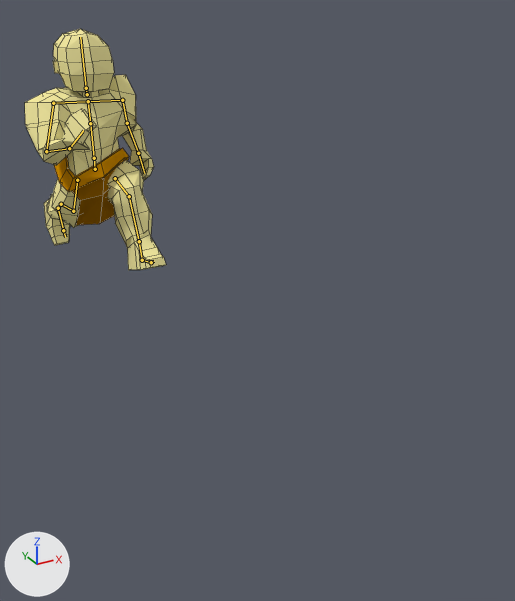
A saved change to the Blender file Assets/Scripts/IslandGenerator/Models/lowPolyDwarf@run.blend.
Both versions are drawn from a camera (50 mm lens) standing at (-3.67, -12.95, 5.56) and looking at (0.91, -4.63, 1.4). Lighting does not change. The marker at lower left points along +X, +Y and +Z. Both versions are drawn at frame 32 of the action 'idle'; the numbers are the values there. The bones that bend it are drawn over the model as lines. Mesh edges are drawn as thin lines.

Names of what the first picture shows: 'Body'.
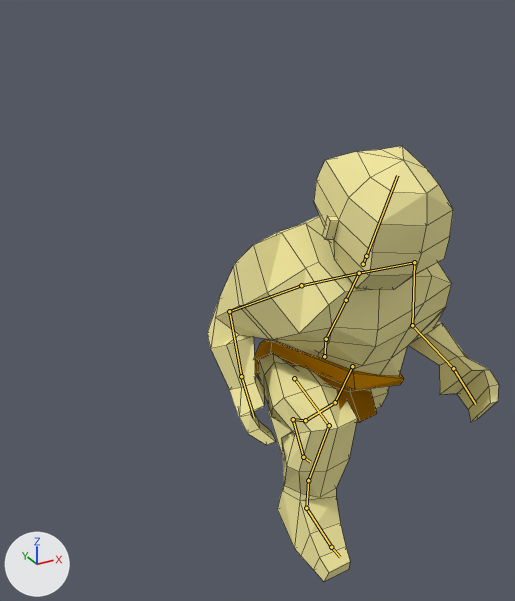
Location of each change, [x1, y1, x2, y2] in pixels of the pictures (515 x 601 px):
'Body', posed (106% wider, 80% taller): before [25, 29, 166, 270]; after [207, 146, 499, 581]
bone 'Hips', root to tip: before (95, 169) to (94, 158); after (324, 356) to (326, 339)
bone 'LegRight', root to tip: before (77, 180) to (73, 211); after (294, 378) to (329, 425)
bone 'KneeRight', root to tip: before (73, 211) to (61, 204); after (329, 425) to (308, 480)
bone 'FootRight', root to tip: before (61, 204) to (58, 208); after (308, 480) to (306, 508)
bone 'MidFootRight', root to tip: before (58, 208) to (63, 230); after (306, 508) to (331, 547)
bone 'Spine', root to tip: before (94, 158) to (90, 123); after (326, 339) to (346, 300)
bone 'ShoulderRight', root to tip: before (88, 101) to (53, 103); after (359, 273) to (301, 285)
bone 'ArmRight', root to tip: before (53, 103) to (46, 151); after (301, 285) to (229, 311)
bone 'MidArmRight', root to tip: before (46, 151) to (69, 148); after (229, 311) to (241, 376)
bone 'HandRight', root to tip: before (69, 148) to (83, 130); after (241, 376) to (254, 417)
bone 'Bone.016', root to tip: before (86, 88) to (80, 37); after (366, 256) to (397, 175)
bone 'ShoulderLeft', root to tip: before (88, 101) to (122, 100); after (359, 273) to (414, 262)
bone 'ArmLeft', root to tip: before (122, 100) to (127, 123); after (414, 262) to (412, 325)
bone 'MidArmLeft', root to tip: before (127, 123) to (138, 153); after (412, 325) to (453, 368)
bone 'HandLeft', root to tip: before (138, 153) to (144, 173); after (453, 368) to (475, 404)
bone 'LegLeft', root to tip: before (115, 178) to (129, 196); after (352, 366) to (335, 402)
bone 'KneeLeft', root to tip: before (129, 196) to (139, 241); after (335, 402) to (305, 420)
bone 'ToeLeft', root to tip: before (151, 262) to (154, 261); after (303, 457) to (310, 462)

The edits, one by one:
Bone 'Hips' (bone_hips) moves from (0.0, 0.245, 0.0) to (0.0, -0.1, 7.704).
Bone 'Hips' (bone_hips) turns from (0, 0, 0) to (4, 0, 0) degrees about its own x, y and z.
Bone 'LegRight' (bone_legright) turns from (-38, -3, 2) to (71, 6, 2) degrees about its own x, y and z.
Bone 'KneeRight' (bone_kneeright) turns from (-26, -1, 0) to (-66, -1, 0) degrees about its own x, y and z.
Bone 'FootRight' (bone_footright) turns from (8, 0, 0) to (0, 0, 0) degrees about its own x, y and z.
Bone 'MidFootRight' (bone_midfootright) turns from (0, 0, 0) to (-14, 0, 0) degrees about its own x, y and z.
Bone 'Spine' (bone_spine) turns from (0, 0, 0) to (25, 0, 0) degrees about its own x, y and z.
Bone 'ShoulderRight' (bone_shoulderright) turns from (2, -5, -5) to (1, -2, -4) degrees about its own x, y and z.
Bone 'ArmRight' (bone_armright) turns from (35, -23, -13) to (-27, -24, 15) degrees about its own x, y and z.
Bone 'MidArmRight' (bone_midarmright) turns from (86, 15, 7) to (82, 14, 10) degrees about its own x, y and z.
Bone 'HandRight' (bone_handright) turns from (42, 2, -2) to (3, 27, -2) degrees about its own x, y and z.
Bone 'Bone.016' (bone_bone_016) turns from (0, 0, 0) to (-6, 0, 0) degrees about its own x, y and z.
Bone 'ShoulderLeft' (bone_shoulderleft) turns from (0, 0, 4) to (1, 2, 4) degrees about its own x, y and z.
Bone 'ArmLeft' (bone_armleft) turns from (-51, 15, -14) to (12, -4, -7) degrees about its own x, y and z.
Bone 'MidArmLeft' (bone_midarmleft) turns from (75, -10, -8) to (82, -11, -9) degrees about its own x, y and z.
Bone 'HandLeft' (bone_handleft) turns from (7, 0, 0) to (-6, 0, -4) degrees about its own x, y and z.
Bone 'LegLeft' (bone_legleft) turns from (58, -2, -1) to (-38, 1, -1) degrees about its own x, y and z.
Bone 'KneeLeft' (bone_kneeleft) turns from (-13, 0, 0) to (16, 0, 0) degrees about its own x, y and z.
Bone 'ToeLeft' (bone_toeleft) turns from (0, 0, 0) to (53, -1, 2) degrees about its own x, y and z.
